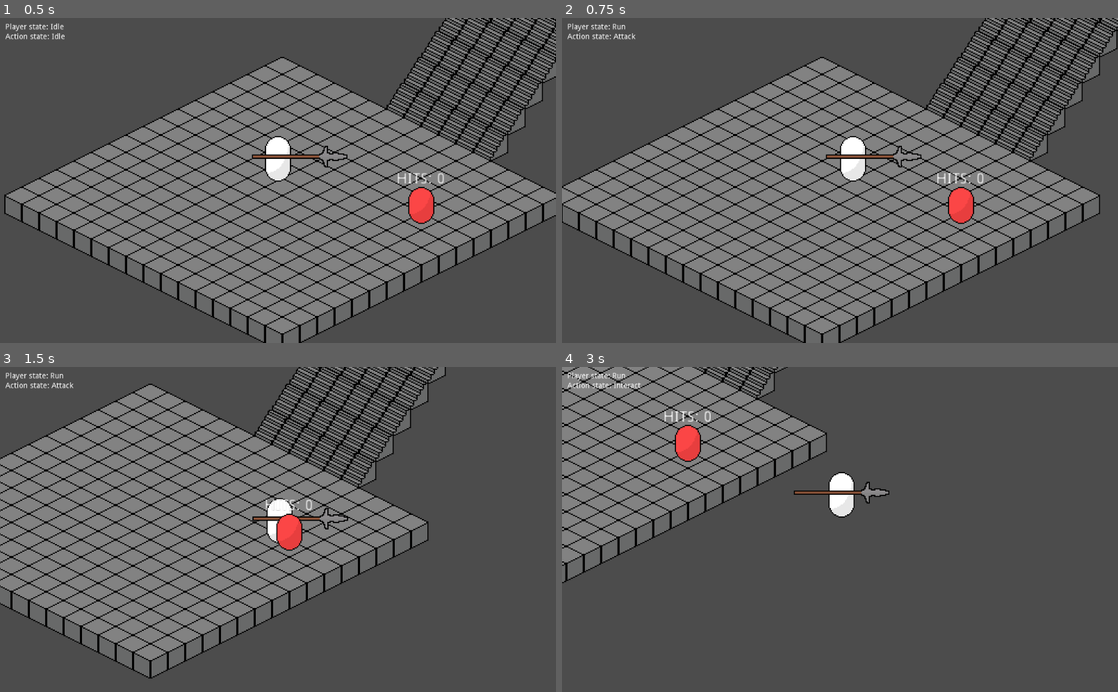
Above: before the commit, frames 1-4 (two rows, left to right).
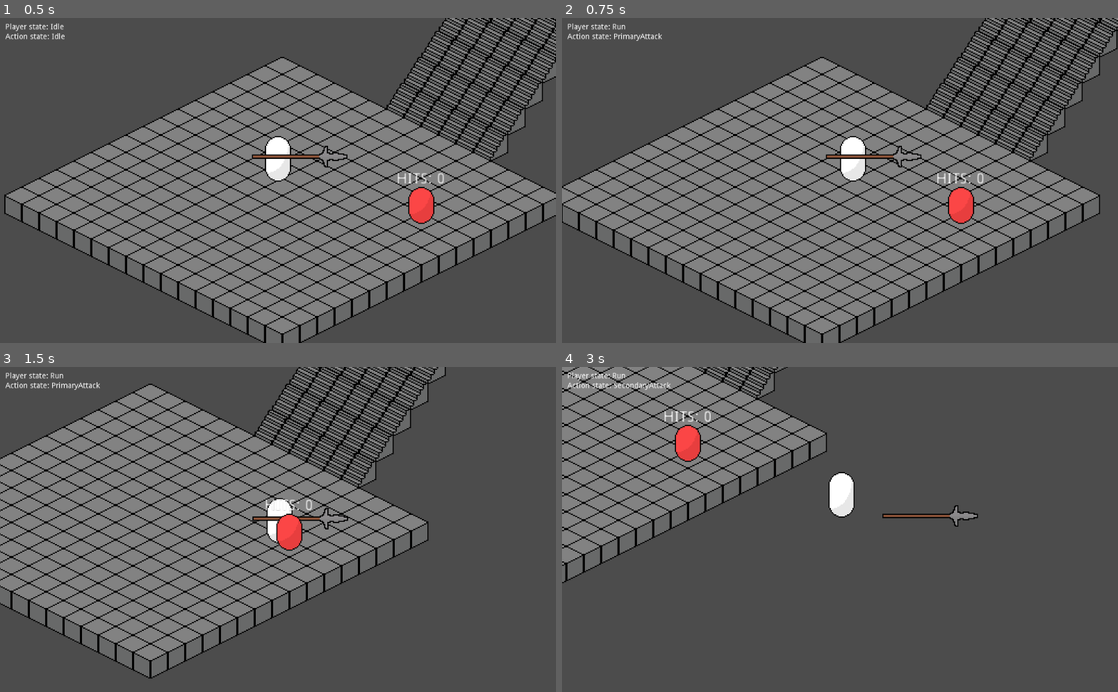
Above: after the commit, the same moments.

Repository: mickveldhuis/untitled
Game: Godot game, scene res://scenes/level_1/ThroneRoom.tscn
Same seed, same stepped clock (60 frames per second), same inputs: the game is played once before the commit and once after it.
Inputs (mouse positions are in pixels of both pictures, inside the frame that each line leads up to):
- Up to frame 1 (0.5 s): no input
- Up to frame 2 (0.75 s): tap Enter at 0.5 s; move the mouse to (962, 164) at 0.52 s; hold D (move_right) from 0.53 s (still down); click (962, 164) at 0.6 s
- Up to frame 3 (1.5 s): move the mouse to (166, 545) at 1.27 s; release D (move_right) at 1.28 s; hold S (move_down) from 1.28 s (still down); click (166, 545) at 1.35 s
- Up to frame 4 (3 s): move the mouse to (895, 458) at 2.02 s; release S (move_down) at 2.03 s; hold D (move_right) 2.03-2.78 s; tap Space (dash) at 2.1 s; click (895, 458) at 2.3 s; move the mouse to (812, 594) at 2.77 s; hold W (move_up) from 2.78 s (still down); right-click (812, 594) at 2.85 s

Frame 1 is identical in both runs. In frame 2, less than 0.1% of the frame differs, in the area x 9-18%, y 4-8%; in frame 3, less than 0.1%; in frame 4, 0.7%, in the area x 9-75%, y 4-50%.

Commit message:
Add secondary (projectile) attack

Diff:
--- /dev/null
+++ b/autoloads/resource_manager.gd
@@ -0,0 +1,6 @@
+extends Node
+
+
+onready var projectiles = {
+	"spear": preload("res://entities/player/projectiles/ThrowableSpear.tscn"),
+}
--- a/entities/player/Player.tscn
+++ b/entities/player/Player.tscn
@@ -11,6 +11,7 @@
 [ext_resource path="res://entities/player/states/dash_state.gd" type="Script" id=9]
 [ext_resource path="res://entities/player/states/interact_state.gd" type="Script" id=10]
 [ext_resource path="res://entities/player/states/actionless_state.gd" type="Script" id=11]
+[ext_resource path="res://entities/player/states/secondary_attack_state.gd" type="Script" id=12]
 
 [sub_resource type="CapsuleShape2D" id=1]
 radius = 8.0
@@ -45,6 +46,35 @@
 
 [sub_resource type="Animation" id=3]
 resource_name = "spear"
+length = 0.2
+step = 0.02
+tracks/0/type = "value"
+tracks/0/path = NodePath("Weapon/WeaponSprite:position")
+tracks/0/interp = 2
+tracks/0/loop_wrap = true
+tracks/0/imported = false
+tracks/0/enabled = true
+tracks/0/keys = {
+"times": PoolRealArray( 0, 0.12, 0.2 ),
+"transitions": PoolRealArray( 1, 1, 1 ),
+"update": 0,
+"values": [ Vector2( 0, 0 ), Vector2( 20, 0 ), Vector2( 0, 0 ) ]
+}
+tracks/1/type = "value"
+tracks/1/path = NodePath("Weapon/WeaponSprite/HitBox/CollisionShape2D:disabled")
+tracks/1/interp = 1
+tracks/1/loop_wrap = true
+tracks/1/imported = false
+tracks/1/enabled = true
+tracks/1/keys = {
+"times": PoolRealArray( 0, 0.14 ),
+"transitions": PoolRealArray( 1, 1 ),
+"update": 1,
+"values": [ false, true ]
+}
+
+[sub_resource type="Animation" id=8]
+resource_name = "spear_throw"
 length = 0.2
 step = 0.02
 tracks/0/type = "value"
@@ -121,6 +151,7 @@
 [node name="AnimationPlayer" type="AnimationPlayer" parent="."]
 anims/RESET = SubResource( 2 )
 anims/spear = SubResource( 3 )
+anims/spear_throw = SubResource( 8 )
 
 [node name="Weapon" type="Node2D" parent="."]
 position = Vector2( 0, -22 )
@@ -173,14 +204,27 @@
 [node name="Idle" type="Node2D" parent="ActionStates"]
 script = ExtResource( 11 )
 
-[node name="Attack" type="Node2D" parent="ActionStates"]
+[node name="PrimaryAttack" type="Node2D" parent="ActionStates"]
 script = ExtResource( 8 )
 
-[node name="AttackTimer" type="Timer" parent="ActionStates/Attack"]
+[node name="AttackTimer" type="Timer" parent="ActionStates/PrimaryAttack"]
 wait_time = 0.24
+
+[node name="SecondaryAttack" type="Node2D" parent="ActionStates"]
+scale = Vector2( 1, 1.00732 )
+script = ExtResource( 12 )
+projectile_speed = 700.0
+cooldown = 0.3
+
+[node name="SpawnPosition" type="Position2D" parent="ActionStates/SecondaryAttack"]
+position = Vector2( 0, -21.8402 )
+
+[node name="CooldownTimer" type="Timer" parent="ActionStates/SecondaryAttack"]
+wait_time = 0.5
+one_shot = true
 
 [node name="Interact" type="Node2D" parent="ActionStates"]
 script = ExtResource( 10 )
 
 [connection signal="timeout" from="States/Dash/DashTimer" to="States/Dash" method="_on_timer_timeout"]
-[connection signal="timeout" from="ActionStates/Attack/AttackTimer" to="ActionStates/Attack" method="_on_timer_timeout"]
+[connection signal="timeout" from="ActionStates/PrimaryAttack/AttackTimer" to="ActionStates/PrimaryAttack" method="_on_timer_timeout"]
--- a/entities/player/player_controller.gd
+++ b/entities/player/player_controller.gd
@@ -17,6 +17,7 @@
 onready var fsm : StateMachine = $States
 onready var action_fsm : StateMachine = $ActionStates
 onready var anim : AnimationPlayer = $AnimationPlayer
+onready var weapon : Node2D = $Weapon
 onready var hitbox : Area2D = $Weapon/WeaponSprite/HitBox
 
 
--- /dev/null
+++ b/entities/player/projectiles/ThrowableSpear.tscn
@@ -0,0 +1,39 @@
+[gd_scene load_steps=6 format=2]
+
+[ext_resource path="res://nodes/hitbox.gd" type="Script" id=1]
+[ext_resource path="res://entities/player/spear.png" type="Texture" id=2]
+[ext_resource path="res://entities/player/projectiles/throwable_spear.gd" type="Script" id=3]
+
+[sub_resource type="CapsuleShape2D" id=1]
+radius = 12.9998
+height = 12.0003
+
+[sub_resource type="CapsuleShape2D" id=2]
+radius = 11.0
+height = 68.0
+
+[node name="ThrowableSpear" type="KinematicBody2D"]
+collision_layer = 128
+script = ExtResource( 3 )
+
+[node name="HitBox" type="Area2D" parent="."]
+collision_layer = 8
+collision_mask = 32
+script = ExtResource( 1 )
+
+[node name="CollisionShape2D" type="CollisionShape2D" parent="HitBox"]
+position = Vector2( 29, -0.00011754 )
+rotation = 1.5708
+shape = SubResource( 1 )
+
+[node name="WeaponSprite" type="Sprite" parent="."]
+rotation = 1.57079
+texture = ExtResource( 2 )
+
+[node name="CollisionShape2D" type="CollisionShape2D" parent="."]
+rotation = 1.5708
+shape = SubResource( 2 )
+
+[node name="VisibilityNotifier" type="VisibilityNotifier2D" parent="."]
+
+[connection signal="screen_exited" from="VisibilityNotifier" to="." method="_on_screen_exited"]
--- /dev/null
+++ b/entities/player/projectiles/throwable_spear.gd
@@ -0,0 +1,37 @@
+extends KinematicBody2D
+
+
+signal destroyed
+
+
+# var impuls : float
+# var direction : Vector2
+var velocity : Vector2 = Vector2.ZERO
+var distance : float = 100.0
+
+
+func init(position : Vector2, initial_velocity : Vector2, max_distance : float = 200) -> void:
+	global_position = position
+
+	distance = max_distance
+	velocity = initial_velocity
+
+
+func _physics_process(delta: float) -> void:
+	var dx : Vector2 = velocity * delta
+	var collision = move_and_collide(dx)
+
+	distance -= dx.length()
+
+	if collision or distance <= 0:
+		destroy()
+
+
+func destroy() -> void:
+	queue_free()
+
+	emit_signal("destroyed")
+
+
+func _on_screen_exited() -> void:
+	destroy()
--- a/entities/player/states/actionless_state.gd
+++ b/entities/player/states/actionless_state.gd
@@ -2,16 +2,17 @@
 
 
 func enter(_data : Dictionary = {}) -> void:
-	print("[Enter Action] Idle state...")
-
+	pass
 
 func exit() -> void:
-	print("[Exit Action] Idle state...")
+	pass
 
 
 func handle_input() -> void:
 	if player.fsm.state_id != "Dash":
 		if Input.is_action_just_pressed("action"):
-			emit_signal("finished", "Attack")
+			emit_signal("finished", "PrimaryAttack")
+		elif Input.is_action_just_pressed("secondary"):
+			emit_signal("finished", "SecondaryAttack")
 		elif Input.is_action_just_pressed("interact"):
 			emit_signal("finished", "Interact")
--- a/entities/player/states/attack_state.gd
+++ b/entities/player/states/attack_state.gd
@@ -5,19 +5,24 @@
 
 
 func enter(_data : Dictionary = {}) -> void:
-	print("[Enter Action] Attack state...")
+	player.anim.play("spear")
 
 
 func exit() -> void:
-	print("[Exit Action] Attack state...")
+	pass
 
 
 func physics_process(_delta : float) -> void:
-	if timer.is_stopped():
-		print("AATTAACCKK!!")
-		if Input.is_action_just_pressed("action") and not player.anim.is_playing():
+	# if timer.is_stopped():
+	# 	if Input.is_action_just_pressed("action") and not player.anim.is_playing():
+	# 		player.anim.play("spear")
+	# 		timer.start()
+	# 	else:
+	# 		emit_signal("finished", "Idle")
+
+	if player.anim.current_animation != "spear":
+		if Input.is_action_just_pressed("action"):
 			player.anim.play("spear")
-			timer.start()
 		else:
 			emit_signal("finished", "Idle")
 
--- a/entities/player/states/dash_state.gd
+++ b/entities/player/states/dash_state.gd
@@ -13,8 +13,6 @@
 
 
 func enter(_data : Dictionary = {}) -> void:
-	print("[Enter] Dash state...")
-
 	dash_direction = get_input_vector()
 
 	particles.restart()
@@ -24,8 +22,7 @@
 
 
 func exit() -> void:
-	print("[Exit] Dash state...")
-
+	pass
 
 func physics_process(_delta : float) -> void:
 	var dash_speed : float = player.speed * dash_multiplier
--- a/entities/player/states/idle_state.gd
+++ b/entities/player/states/idle_state.gd
@@ -2,13 +2,11 @@
 
 
 func enter(_data : Dictionary = {}) -> void:
-	print("[Enter] Idle state...")
-
 	player.velocity = Vector2.ZERO
 
 
 func exit() -> void:
-	print("[Exit] Idle state...")
+	pass
 
 
 func handle_input() -> void:
--- a/entities/player/states/interact_state.gd
+++ b/entities/player/states/interact_state.gd
@@ -2,13 +2,11 @@
 
 
 func enter(_data : Dictionary = {}) -> void:
-	print("[Enter Action] Interact state...")
-
 	player.velocity = Vector2.ZERO
 
 
 func exit() -> void:
-	print("[Exit Action] Interact state...")
+	pass
 
 
 func physics_process(_delta : float) -> void:
--- a/entities/player/states/run_state.gd
+++ b/entities/player/states/run_state.gd
@@ -2,11 +2,11 @@
 
 
 func enter(_data : Dictionary = {}) -> void:
-	print("[Enter] Run state...")
+	pass
 
 
 func exit() -> void:
-	print("[Exit] Run state...")
+	pass
 
 
 func physics_process(_delta : float) -> void:
--- /dev/null
+++ b/entities/player/states/secondary_attack_state.gd
@@ -0,0 +1,51 @@
+extends PlayerState
+
+
+export var projectile_speed : float = 100
+export var cooldown : float = 0.5
+
+
+var is_destroyed : bool = false
+
+
+onready var spawn : Position2D = $SpawnPosition
+onready var timer : Timer = $CooldownTimer
+
+
+func enter(_data : Dictionary = {}) -> void:
+	var spear : KinematicBody2D = ResourceManager.projectiles["spear"].instance()
+	var vel : Vector2 = projectile_speed * Vector2.RIGHT
+	spear.init(spawn.global_position, vel, 200)
+	var _err : int = spear.connect("destroyed", self, "_on_destroyed")
+
+	var level = get_tree().current_scene
+	level.get_node("YSort/Projectiles").add_child(spear)
+
+	toggle_weapon()
+
+	timer.wait_time = cooldown
+
+
+func exit() -> void:
+	toggle_weapon()
+
+	is_destroyed = false
+
+
+func physics_process(_delta : float) -> void:
+	if is_destroyed and timer.is_stopped():
+		emit_signal("finished", "Idle")
+
+
+func toggle_weapon() -> void:
+	player.weapon.visible = !player.weapon.visible
+
+
+func _on_destroyed() -> void:
+	timer.start()
+
+	is_destroyed = true
+
+
+# func _on_timer_timeout() -> void:
+# 	timer.stop()
--- a/project.godot
+++ b/project.godot
@@ -47,6 +47,12 @@
 config/name="untitled"
 run/main_scene="res://scenes/level_1/ThroneRoom.tscn"
 config/icon="res://icon.png"
+
+[autoload]
+
+Global="*res://autoloads/global.gd"
+LevelData="*res://autoloads/level_data.gd"
+ResourceManager="*res://autoloads/resource_manager.gd"
 
 [importer_defaults]
 
@@ -99,6 +105,11 @@
 "events": [ Object(InputEventMouseButton,"resource_local_to_scene":false,"resource_name":"","device":0,"alt":false,"shi …(212 unchanged characters)…
  ]
 }
+secondary={
+"deadzone": 0.5,
+"events": [ Object(InputEventMouseButton,"resource_local_to_scene":false,"resource_name":"","device":0,"alt":false,"shift":false,"control":false,"meta":false,"command":false,"button_mask":0,"position":Vector2( 0, 0 ),"global_position":Vector2( 0, 0 ),"factor":1.0,"button_index":2,"pressed":false,"doubleclick":false,"script":null)
+ ]
+}
 interact={
 "deadzone": 0.5,
 "events": [ Object(InputEventMouseButton,"resource_local_to_scene":false,"resource_name":"","device":0,"alt":false,"shi …(212 unchanged characters)…
@@ -119,6 +130,7 @@
 2d_physics/layer_5="Enemy"
 2d_physics/layer_6="EnemyHurtBox"
 2d_physics/layer_7="EnemyHitbox"
+2d_physics/layer_8="Projectiles"
 
 [physics]
 
--- a/scenes/level_1/ThroneRoom.tscn
+++ b/scenes/level_1/ThroneRoom.tscn
@@ -114,6 +114,8 @@
 [node name="Dummy" parent="YSort" instance=ExtResource( 4 )]
 position = Vector2( 132, 39 )
 
+[node name="Projectiles" type="YSort" parent="YSort"]
+
 [node name="Canvas" type="CanvasLayer" parent="."]
 
 [node name="DebugInterface" parent="Canvas" instance=ExtResource( 5 )]
Not shown: 1 places in entities/player/Player.tscn that only renumber resources
